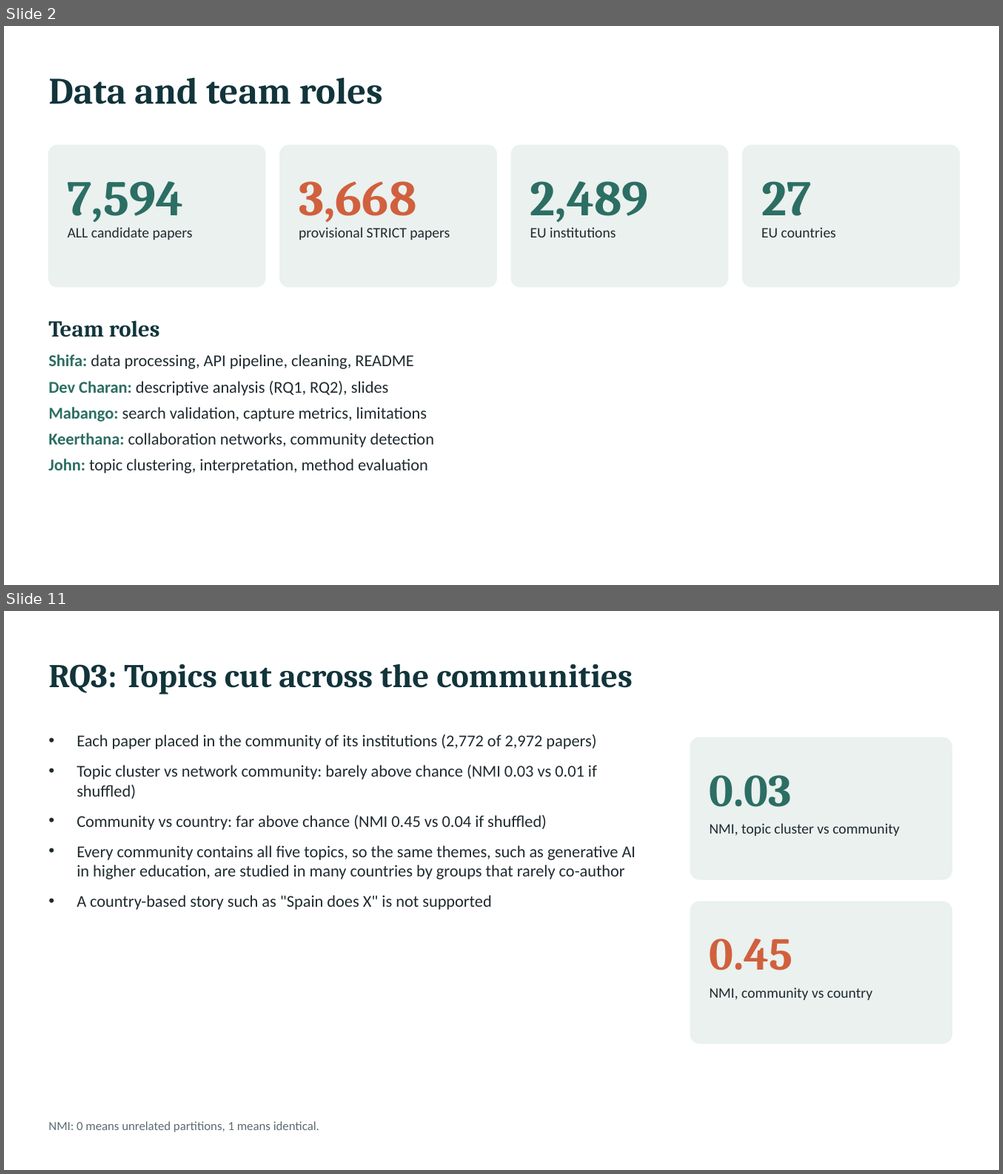
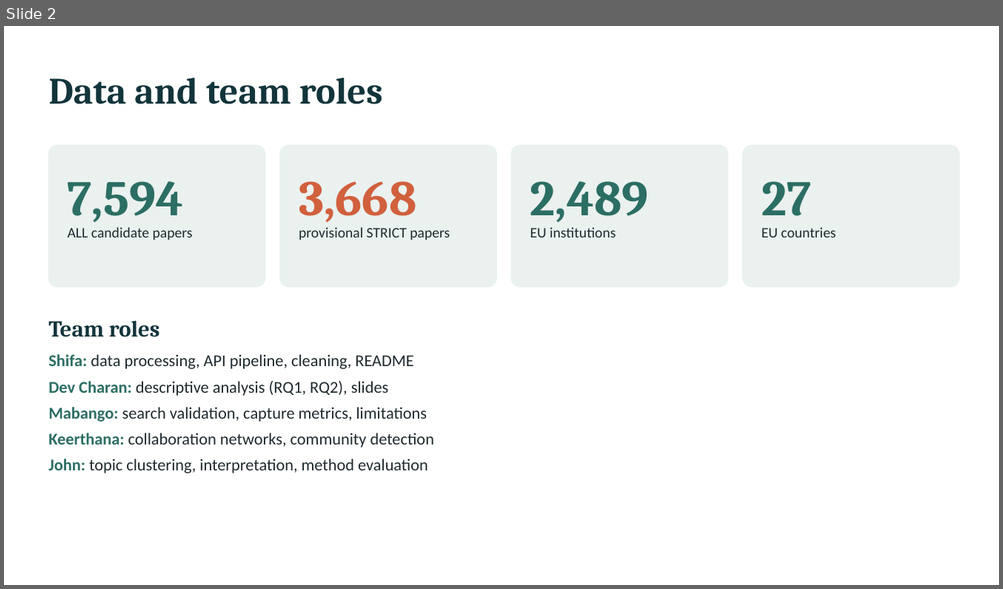
Before and after one commit to Manchidi-MJ/Data-Analytics--project-D, a slide deck: project-d/ProjectD_final_slides.pptx. Shown one above the other, each under a label of ours: slides 2 and 11 before the commit, slide 2 after it; the slides between them are not shown. The pictures are 1003x1174 and 1003x589 pixels, drawn with LibreOffice and Linux fonts; fonts in the diff are those of the drawing. Boxes give left, top, right and bottom in pixels: in the first picture for what was removed or moved away, otherwise in the second. Text is boxed around its words. In the diff, an @@ line names an element or a change of style, - is before the commit and + after.

Commit message:
Integrate Keerthana's network as main RQ3 network, proofread report, build 11-slide team deck

```diff
--- a/project-d/ProjectD_final_slides.pptx
+++ b/project-d/ProjectD_final_slides.pptx
@@ slide 11 removed at <box>4,611,999,1170</box>, background #FFFFFF @@
@@ text removed at <box>48,664,632,695</box> @@
-RQ3: Topics cut across the communities
@@ text removed at <box>77,735,636,910</box> @@
-• Each paper placed in the community of its institutions (2,772 of 2,972 papers)
-• Topic cluster vs network community: barely above chance (NMI 0.03 vs 0.01 if shuffled)
-• Community vs country: far above chance (NMI 0.45 vs 0.04 if shuffled)
-• Every community contains all five topics, so the same themes, such as generative AI in higher education, are studied in many countries by groups that rarely co-author
-• A country-based story such as "Spain does X" is not supported
@@ rounded rectangle removed at <box>691,738,951,880</box> @@
@@ text removed at <box>709,775,791,807</box> @@
-0.03
@@ text removed at <box>709,823,899,836</box> @@
-NMI, topic cluster vs community
@@ rounded rectangle removed at <box>691,902,951,1044</box> @@
@@ text removed at <box>709,939,793,971</box> @@
-0.45
@@ text removed at <box>709,988,872,1000</box> @@
-NMI, community vs country
@@ text removed at <box>48,1122,319,1133</box> @@
-NMI: 0 means unrelated partitions, 1 means identical.
```
Also in this commit, not shown: 3 slides changed, 4 slides added, 5 other slides removed, 6 other files.
